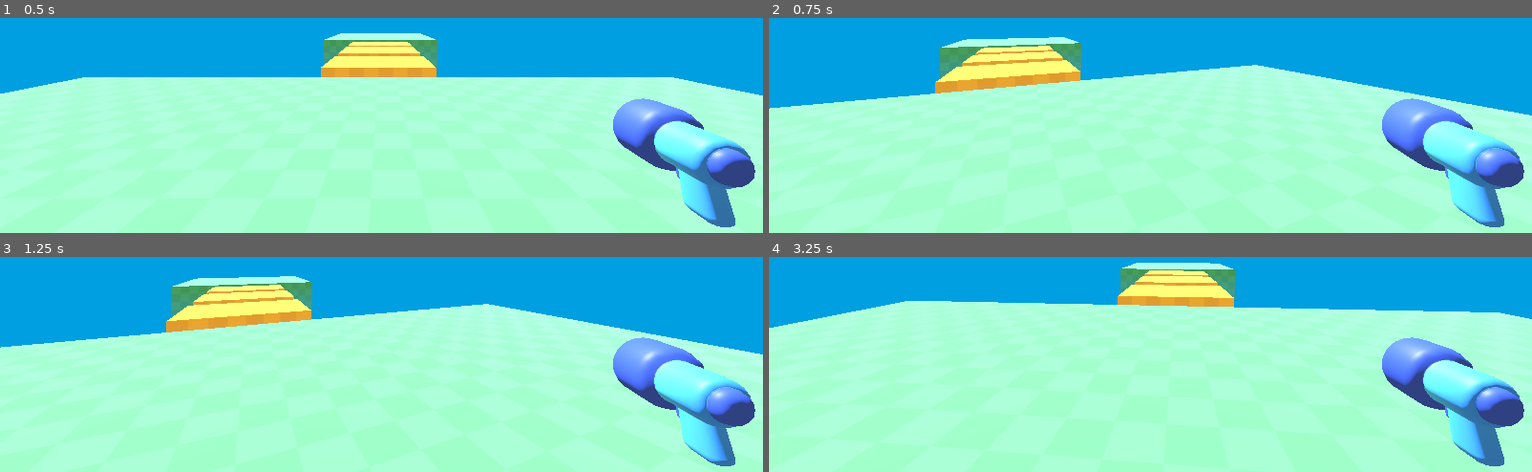
Above: before the commit, frames 1-4 (two rows, left to right).
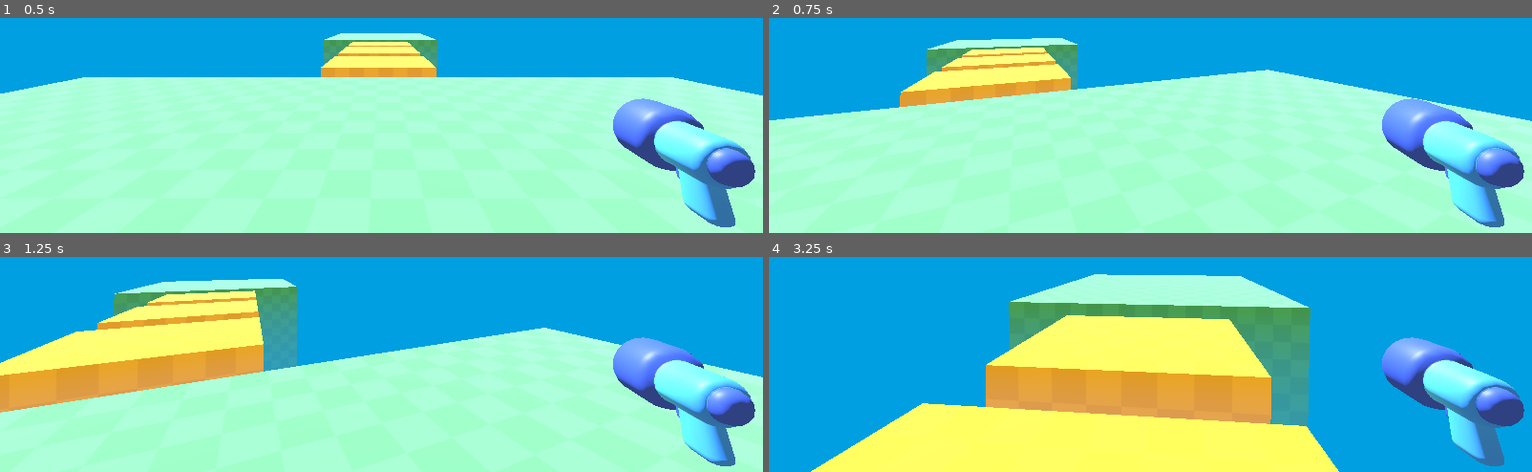
Above: after the commit, the same moments.

Repository: YvanDesPatates/Jelly_Belly_3D
Game: Godot game, scene res://level/temporary_level.tscn
Same seed, same stepped clock (60 frames per second), same inputs: the game is played once before the commit and once after it.
Inputs (mouse positions are in pixels of both pictures, inside the frame that each line leads up to):
- Up to frame 1 (0.5 s): no input
- Up to frame 2 (0.75 s): tap Enter at 0.5 s; move the mouse to (outside the picture) at 0.52 s; hold W (move_forward, bound only after the commit) from 0.53 s (still down)
- Up to frame 3 (1.25 s): keep holding W (move_forward, bound only after the commit)
- Up to frame 4 (3.25 s): keep holding W (move_forward, bound only after the commit); move the mouse to (1112, 259) at 1.27 s; move the mouse to (outside the picture) at 2.02 s; move the mouse to (1142, 263) at 2.77 s

Frame 1 is identical in both runs. In frame 2, 5.7% of the frame differs, in the area x 0-100%, y 8-48%; in frame 3, 22%; in frame 4, 75%, in the area x 0-100%, y 2-100%.

Commit message:
player's movments

Diff:
--- a/player/player.gd
+++ b/player/player.gd
@@ -1,5 +1,6 @@
 extends CharacterBody3D
 
+const SPEED = 5.5
 var x_sensitivity = 0.4#0.2 is very slow while 0.9 is fast
 var y_sensitivity = 0.2
 var max_y_rotation = 60
@@ -16,3 +17,12 @@
 
 	if event.is_action_pressed("ui_cancel"):
 		Input.set_mouse_mode(Input.MOUSE_MODE_VISIBLE)
+
+func _physics_process(delta: float) -> void:
+	var input_direction_2d = Input.get_vector("move_left", "move_right", "move_forward", "move_back")
+	var input_direction_3d = Vector3(input_direction_2d.x, 0.0 , input_direction_2d.y)
+	var direction = transform.basis * input_direction_3d
+
+	velocity.x = direction.x * SPEED
+	velocity.z = direction.z * SPEED
+	move_and_slide()
--- a/project.godot
+++ b/project.godot
@@ -19,6 +19,37 @@
 
 project/assembly_name="3D-GDQuest-tuto"
 
+[input]
+
+move_left={
+"deadzone": 0.2,
+"events": [Object(InputEventKey,"resource_local_to_scene":false,"resource_name":"","device":-1,"window_id":0,"alt_pressed":false,"shift_pressed":false,"ctrl_pressed":false,"meta_pressed":false,"pressed":false,"keycode":0,"physical_keycode":65,"key_label":0,"unicode":113,"location":0,"echo":false,"script":null)
+, Object(InputEventKey,"resource_local_to_scene":false,"resource_name":"","device":-1,"window_id":0,"alt_pressed":false,"shift_pressed":false,"ctrl_pressed":false,"meta_pressed":false,"pressed":false,"keycode":0,"physical_keycode":4194319,"key_label":0,"unicode":0,"location":0,"echo":false,"script":null)
+, Object(InputEventJoypadMotion,"resource_local_to_scene":false,"resource_name":"","device":-1,"axis":0,"axis_value":-1.0,"script":null)
+]
+}
+move_right={
+"deadzone": 0.2,
+"events": [Object(InputEventKey,"resource_local_to_scene":false,"resource_name":"","device":-1,"window_id":0,"alt_pressed":false,"shift_pressed":false,"ctrl_pressed":false,"meta_pressed":false,"pressed":false,"keycode":0,"physical_keycode":68,"key_label":0,"unicode":100,"location":0,"echo":false,"script":null)
+, Object(InputEventKey,"resource_local_to_scene":false,"resource_name":"","device":-1,"window_id":0,"alt_pressed":false,"shift_pressed":false,"ctrl_pressed":false,"meta_pressed":false,"pressed":false,"keycode":0,"physical_keycode":4194321,"key_label":0,"unicode":0,"location":0,"echo":false,"script":null)
+, Object(InputEventJoypadMotion,"resource_local_to_scene":false,"resource_name":"","device":-1,"axis":0,"axis_value":1.0,"script":null)
+]
+}
+move_forward={
+"deadzone": 0.2,
+"events": [Object(InputEventKey,"resource_local_to_scene":false,"resource_name":"","device":-1,"window_id":0,"alt_pressed":false,"shift_pressed":false,"ctrl_pressed":false,"meta_pressed":false,"pressed":false,"keycode":0,"physical_keycode":87,"key_label":0,"unicode":122,"location":0,"echo":false,"script":null)
+, Object(InputEventKey,"resource_local_to_scene":false,"resource_name":"","device":-1,"window_id":0,"alt_pressed":false,"shift_pressed":false,"ctrl_pressed":false,"meta_pressed":false,"pressed":false,"keycode":0,"physical_keycode":4194320,"key_label":0,"unicode":0,"location":0,"echo":false,"script":null)
+, Object(InputEventJoypadMotion,"resource_local_to_scene":false,"resource_name":"","device":-1,"axis":1,"axis_value":-1.0,"script":null)
+]
+}
+move_back={
+"deadzone": 0.2,
+"events": [Object(InputEventKey,"resource_local_to_scene":false,"resource_name":"","device":-1,"window_id":0,"alt_pressed":false,"shift_pressed":false,"ctrl_pressed":false,"meta_pressed":false,"pressed":false,"keycode":0,"physical_keycode":83,"key_label":0,"unicode":115,"location":0,"echo":false,"script":null)
+, Object(InputEventKey,"resource_local_to_scene":false,"resource_name":"","device":-1,"window_id":0,"alt_pressed":false,"shift_pressed":false,"ctrl_pressed":false,"meta_pressed":false,"pressed":false,"keycode":0,"physical_keycode":4194322,"key_label":0,"unicode":0,"location":0,"echo":false,"script":null)
+, Object(InputEventJoypadMotion,"resource_local_to_scene":false,"resource_name":"","device":-1,"axis":1,"axis_value":1.0,"script":null)
+]
+}
+
 [physics]
 
 3d/physics_engine="Jolt Physics"
